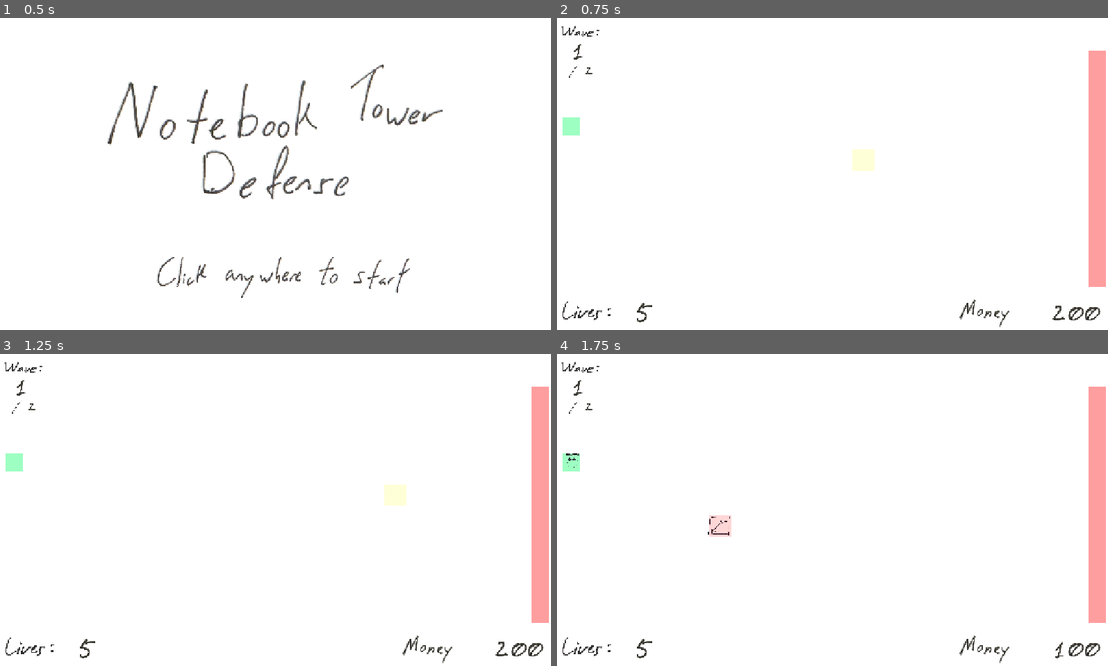
Above: before the commit, frames 1-4 (two rows, left to right).
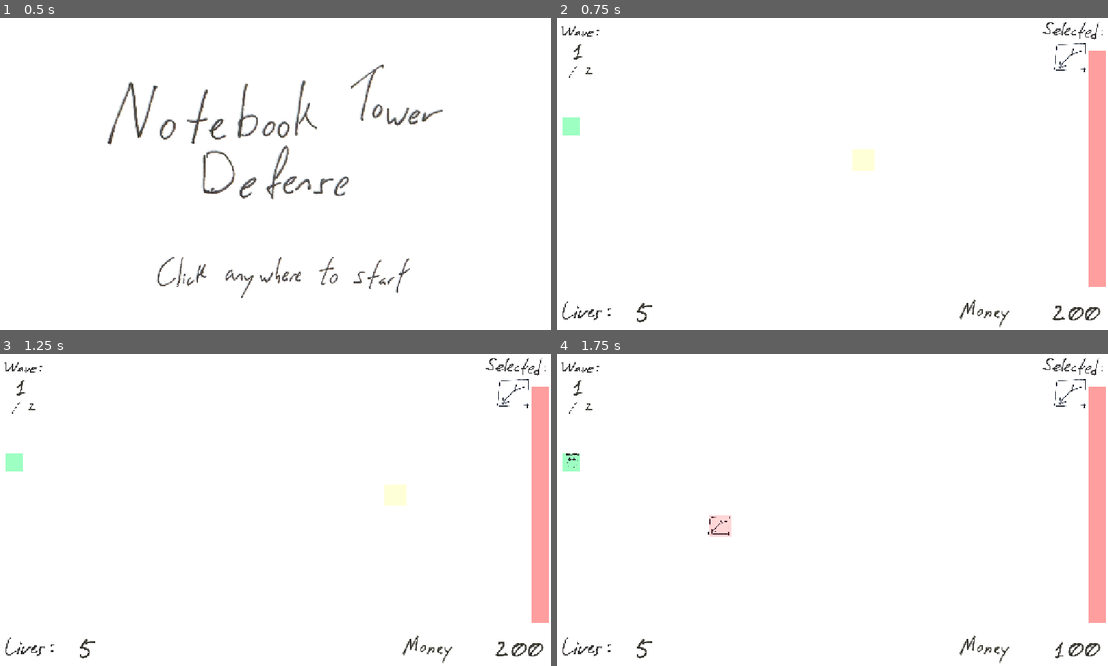
Above: after the commit, the same moments.

Repository: OzuYatamutsu/notebook-tower-defense
Game: Godot game, scene res://levels/StartScreen.tscn
Same seed, same stepped clock (60 frames per second), same inputs: the game is played once before the commit and once after it.
Inputs (mouse positions are in pixels of both pictures, inside the frame that each line leads up to):
- Up to frame 1 (0.5 s): no input
- Up to frame 2 (0.75 s): move the mouse to (953, 158) at 0.52 s; click (953, 158) at 0.67 s
- Up to frame 3 (1.25 s): no input
- Up to frame 4 (1.75 s): move the mouse to (716, 525) at 1.27 s; click (716, 525) at 1.42 s

Frame 1 is identical in both runs. In frame 2, 0.2% of the frame differs, in the area x 88-99%, y 1-18%; in frame 3, 0.2%; in frame 4, 0.2%.

Commit message:
Add SelectedTowerMeter to test_level scene

Diff:
--- a/components/SelectedTowerMeter.tscn
+++ b/components/SelectedTowerMeter.tscn
@@ -1,13 +1,16 @@
-[gd_scene load_steps=3 format=3 uid="uid://fr40caw6de22"]
+[gd_scene load_steps=4 format=3 uid="uid://fr40caw6de22"]
 
 [ext_resource type="Script" uid="uid://df48v3jfpyvmn" path="res://components/selected_tower_meter.gd" id="1_0ypj4"]
 [ext_resource type="Texture2D" uid="uid://dy670a2p2itmx" path="res://sprites/selected_label.png" id="1_4juqg"]
+[ext_resource type="Texture2D" uid="uid://bosnkotrfix0u" path="res://sprites/arrow_tower.png" id="3_yc8g1"]
 
 [node name="SelectedTowerMeter" type="Control" groups=["selected_tower_meter"]]
 layout_mode = 3
 anchors_preset = 15
 anchor_right = 1.0
 anchor_bottom = 1.0
+offset_top = -145.0
+offset_bottom = -145.0
 grow_horizontal = 2
 grow_vertical = 2
 script = ExtResource("1_0ypj4")
@@ -17,3 +20,8 @@
 offset_right = 40.0
 offset_bottom = 40.0
 texture = ExtResource("1_4juqg")
+
+[node name="Sprite2D" type="Sprite2D" parent="."]
+position = Vector2(245, 450)
+scale = Vector2(0.5, 0.5)
+texture = ExtResource("3_yc8g1")
--- a/levels/test_level.tscn
+++ b/levels/test_level.tscn
@@ -7,6 +7,7 @@
 [ext_resource type="PackedScene" uid="uid://bud4ymw0n8vf8" path="res://components/WaveMeter.tscn" id="4_ur00s"]
 [ext_resource type="PackedScene" uid="uid://5w0kriffqk6q" path="res://components/TowerPlacementShadow.tscn" id="5_e7anx"]
 [ext_resource type="PackedScene" uid="uid://osxbwsluain5" path="res://components/level_spawn.tscn" id="5_o6mel"]
+[ext_resource type="PackedScene" uid="uid://fr40caw6de22" path="res://components/SelectedTowerMeter.tscn" id="5_wndkh"]
 
 [node name="test_level" type="Node2D"]
 script = ExtResource("1_w7r7j")
@@ -38,6 +39,17 @@
 offset_bottom = -40.0
 scale = Vector2(0.3, 0.3)
 
+[node name="SelectedTowerMeter" parent="UI" instance=ExtResource("5_wndkh")]
+anchors_preset = 1
+anchor_left = 1.0
+anchor_bottom = 0.0
+offset_top = 0.0
+offset_bottom = 0.0
+grow_horizontal = 0
+grow_vertical = 1
+scale = Vector2(0.3, 0.3)
+pivot_offset = Vector2(-230, -60)
+
 [node name="viewport" type="CanvasLayer" parent="."]
 
 [node name="bg_color" type="ColorRect" parent="viewport"]
--- a/mobs/mob.gd
+++ b/mobs/mob.gd
@@ -8,6 +8,7 @@
 @export var VALUE: int
 
 @onready var HEALTH_BAR: HpBar = $HpBar
+@onready var SPRITE: Sprite2D = $Sprite
 
 func _ready() -> void:
     HEALTH_BAR.set_max_hp(MAX_HP)
--- a/towers/tower.gd
+++ b/towers/tower.gd
@@ -11,6 +11,7 @@
 @onready var ShootTimer: Timer
 @onready var TargetingRadius: Area2D
 @onready var ProjectileRoot: Node2D = get_tree().get_first_node_in_group("projectiles")
+@onready var Sprite: Sprite2D = $Sprite
 
 var TargetingQueue: Array[Mob]
 
Not shown: 1 places in levels/test_level.tscn that only renumber resources
